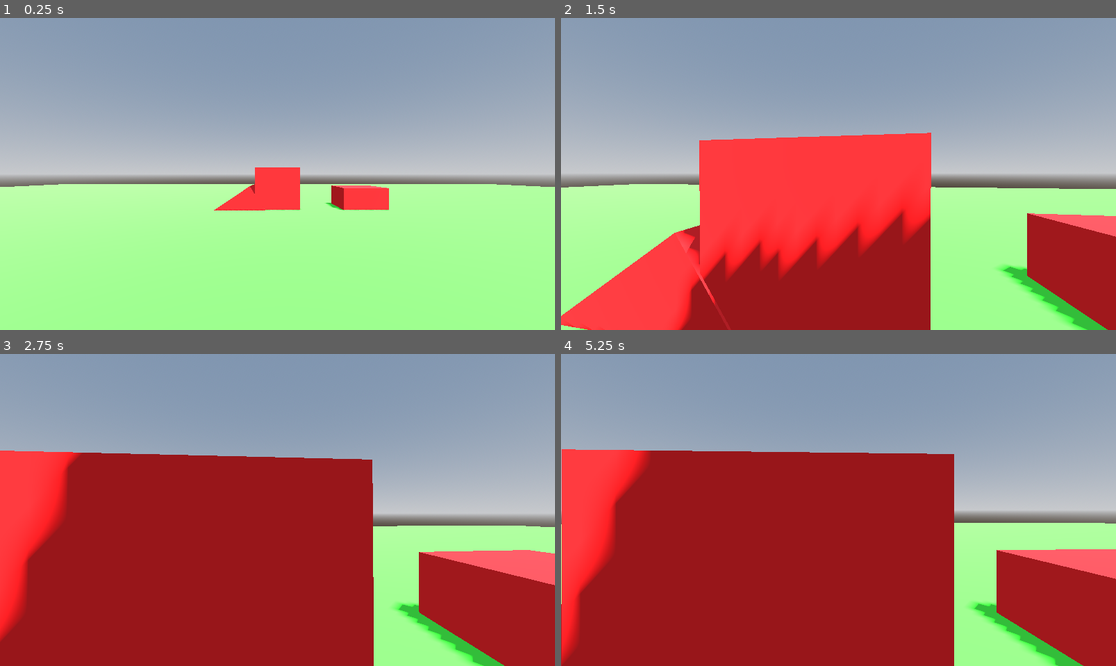
Above: before the commit, frames 1-4 (two rows, left to right).
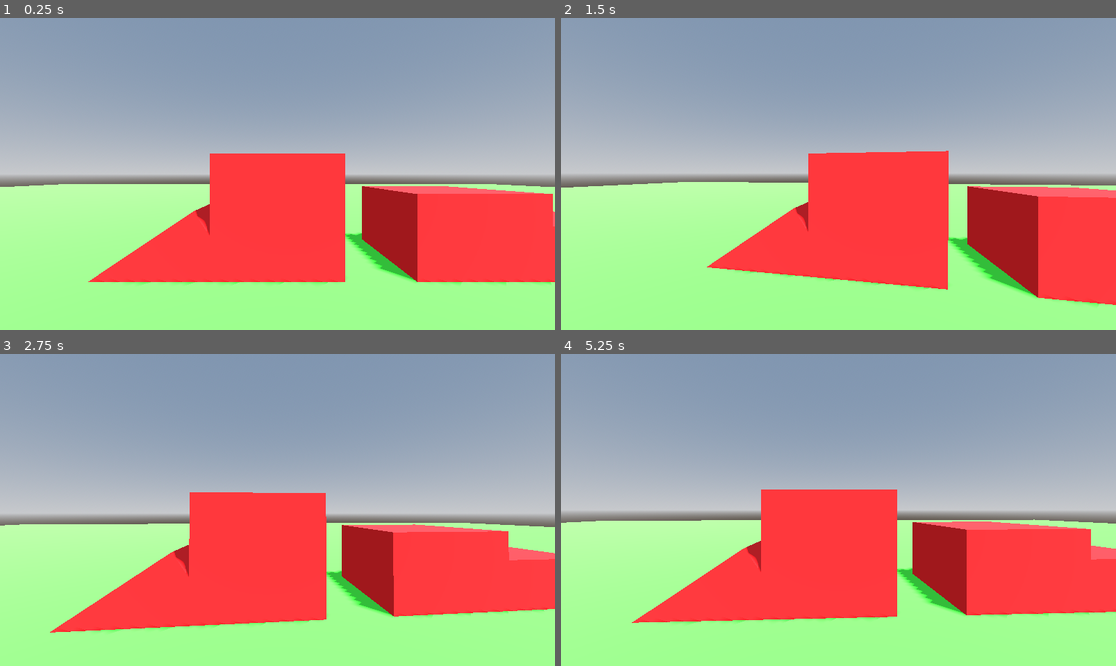
Above: after the commit, the same moments.

Repository: MrDragonMister/Raid_And_Rescue
Game: Godot game, scene res://node.tscn
The game is run twice, just before and just after one commit, with the same random seed, the same clock (stepped at 60 frames per second) and the same inputs.
Inputs (mouse positions are in pixels of both pictures, inside the frame that each line leads up to):
- Up to frame 1 (0.25 s): no input
- Up to frame 2 (1.5 s): tap Enter at 0.5 s; move the mouse to (866, 174) at 0.52 s; hold Shift (crouch) 0.53-1.28 s; hold Up (ui_up) from 0.53 s (still down); tap Space (jump) at 0.77 s; move the mouse to (810, 174) at 1.27 s; tap Shift (crouch) at 1.35 s
- Up to frame 3 (2.75 s): keep holding Up (ui_up); tap Space (jump) at 1.52 s; move the mouse to (288, 503) at 2.02 s; hold Shift (crouch) from 2.03 s (still down)
- Up to frame 4 (5.25 s): keep holding Up (ui_up); tap Space (jump) at 2.75, 3.02, 3.77, 4.52 s; move the mouse to (832, 516) at 2.77 s; release Shift (crouch) at 2.78 s; tap Shift (crouch) at 2.85, 4.35 s; move the mouse to (877, 513) at 3.52 s; hold Shift (crouch) 3.53-4.28 s; move the mouse to (794, 506) at 4.27 s; move the mouse to (844, 510) at 5.02 s; hold Shift (crouch) from 5.03 s (still down)

The runs differ from the first frame. In frame 1, 22% of the frame differs, in the area x 15-100%, y 43-86%; in frame 2, 36%; in frame 3, 56%; in frame 4, 58%, in the area x 0-100%, y 30-100%.

Commit message:
better jumping

Diff:
--- a/Player.gd
+++ b/Player.gd
@@ -2,7 +2,7 @@
 
 
 const SPEED = 5
-const JUMP_VELOCITY = 3
+const JUMP_VELOCITY = 4
 const SENSITIVITY = 0.003
 const air_speed = 5
 const air_drag = 0
@@ -69,7 +69,7 @@
 
 #freecam movement
 func freecam_movement(delta: float) -> void:
-	var input_dir: Vector2 = Input.get_vector("ui_left", "ui_right", "ui_up", "ui_down")
+	var input_dir: Vector2 = Input.get_vector("move_left", "move_right", "move_forwards", "move_backwards")
 	var direction: Vector3 = cameraf.transform.basis * Vector3(input_dir.x, 0, input_dir.y)
 	if Input.is_action_pressed("jump"):
 		direction.y += 1
@@ -101,14 +101,14 @@
 func _physics_process(delta: float) -> void:
 	# Add the gravity.
 	if not is_on_floor():
-		velocity += get_gravity() * delta
+		velocity += get_gravity() * delta * 2
 
 	# Handle jump.
 	if Input.is_action_pressed("jump") and is_on_floor() and not active_camera == cameraf:
 		velocity.y = JUMP_VELOCITY
 
 	# Get the input direction and handle the movement/deceleration.
-	var input_dir: Vector2 = Input.get_vector("ui_left", "ui_right", "ui_up", "ui_down")
+	var input_dir: Vector2 = Input.get_vector("move_left", "move_right", "move_forwards", "move_backwards")
 	var direction: Vector3 = (player.transform.basis * Vector3(input_dir.x, 0, input_dir.y)).normalized()
 
 	if not active_camera == cameraf:
--- a/enemy.tscn
+++ b/enemy.tscn
@@ -10,11 +10,9 @@
 [node name="Enemy" type="CharacterBody3D"]
 
 [node name="MeshInstance3D" type="MeshInstance3D" parent="."]
-transform = Transform3D(1, 0, 0, 0, 1, 0, 0, 0, 1, 0, 0, -5)
 mesh = SubResource("BoxMesh_cpjdi")
 skeleton = NodePath("")
 surface_material_override/0 = SubResource("StandardMaterial3D_8bxh4")
 
 [node name="CollisionShape3D" type="CollisionShape3D" parent="."]
-transform = Transform3D(1, 0, 0, 0, 1, 0, 0, 0, 1, 0, 0, -5)
 shape = SubResource("BoxShape3D_0kg7j")
--- a/node.tscn
+++ b/node.tscn
@@ -38,9 +38,13 @@
 [node name="enemies" type="Node3D" parent="."]
 
 [node name="Enemy" parent="enemies" instance=ExtResource("2_lu4mq")]
+transform = Transform3D(1, 0, 0, 0, 1, 0, 0, 0, 1, 0, 0, -2)
 
 [node name="Enemy2" parent="enemies" instance=ExtResource("2_lu4mq")]
-transform = Transform3D(1, 0, 0, 0, 1, 0, 0, 0, 1, 1.96412, -0.463594, 0)
+transform = Transform3D(1, 0, 0, 0, 1, 0, 0, 0, 1, 2.33, -0.536, -2)
 
 [node name="Enemy3" parent="enemies" instance=ExtResource("2_lu4mq")]
-transform = Transform3D(0.831266, -0.555875, 0, 0.555875, 0.831266, 0, 0, 0, 1, -0.759367, -0.621116, 0.012496)
+transform = Transform3D(0.831266, -0.555875, 0, 0.555875, 0.831266, 0, 0, 0, 1, -0.759, -0.621, -2)
+
+[node name="Enemy4" parent="enemies" instance=ExtResource("2_lu4mq")]
+transform = Transform3D(1, 0, 0, 0, 1, 0, 0, 0, 1, 1.534, -0.3, -2)
--- a/project.godot
+++ b/project.godot
@@ -23,9 +23,9 @@
 
 ui_left={
 "deadzone": 0.5,
-"events": [Object(InputEventKey,"resource_local_to_scene":false,"resource_name":"","device":0,"window_id":0,"alt_pressed":false,"shift_pressed":false,"ctrl_pressed":false,"meta_pressed":false,"pressed":false,"keycode":65,"physical_keycode":0,"key_label":0,"unicode":0,"location":0,"echo":false,"script":null)
-, Object(InputEventJoypadButton,"resource_local_to_scene":false,"resource_name":"","device":0,"button_index":13,"pressure":0.0,"pressed":false,"script":null)
+"events": [Object(InputEventJoypadButton,"resource_local_to_scene":false,"resource_name":"","device":0,"button_index":13,"pressure":0.0,"pressed":false,"script":null)
 , Object(InputEventJoypadMotion,"resource_local_to_scene":false,"resource_name":"","device":0,"axis":0,"axis_value":-1.0,"script":null)
+, Object(InputEventKey,"resource_local_to_scene":false,"resource_name":"","device":-1,"window_id":0,"alt_pressed":false,"shift_pressed":false,"ctrl_pressed":false,"meta_pressed":false,"pressed":false,"keycode":0,"physical_keycode":4194319,"key_label":0,"unicode":0,"location":0,"echo":false,"script":null)
 ]
 }
 ui_right={
@@ -33,7 +33,6 @@
 "events": [Object(InputEventKey,"resource_local_to_scene":false,"resource_name":"","device":0,"window_id":0,"alt_presse …(194 unchanged characters)…
 , Object(InputEventJoypadButton,"resource_local_to_scene":false,"resource_name":"","device":0,"button_index":14,"pressure":0.0,"pressed":false,"script":null)
 , Object(InputEventJoypadMotion,"resource_local_to_scene":false,"resource_name":"","device":0,"axis":0,"axis_value":1.0,"script":null)
-, Object(InputEventKey,"resource_local_to_scene":false,"resource_name":"","device":-1,"window_id":0,"alt_pressed":false,"shift_pressed":false,"ctrl_pressed":false,"meta_pressed":false,"pressed":false,"keycode":0,"physical_keycode":68,"key_label":0,"unicode":100,"location":0,"echo":false,"script":null)
 ]
 }
 ui_up={
@@ -41,7 +40,6 @@
 "events": [Object(InputEventKey,"resource_local_to_scene":false,"resource_name":"","device":0,"window_id":0,"alt_presse …(194 unchanged characters)…
 , Object(InputEventJoypadButton,"resource_local_to_scene":false,"resource_name":"","device":0,"button_index":11,"pressure":0.0,"pressed":false,"script":null)
 , Object(InputEventJoypadMotion,"resource_local_to_scene":false,"resource_name":"","device":0,"axis":1,"axis_value":-1.0,"script":null)
-, Object(InputEventKey,"resource_local_to_scene":false,"resource_name":"","device":-1,"window_id":0,"alt_pressed":false,"shift_pressed":false,"ctrl_pressed":false,"meta_pressed":false,"pressed":false,"keycode":0,"physical_keycode":87,"key_label":0,"unicode":119,"location":0,"echo":false,"script":null)
 ]
 }
 ui_down={
@@ -49,7 +47,6 @@
 "events": [Object(InputEventKey,"resource_local_to_scene":false,"resource_name":"","device":0,"window_id":0,"alt_presse …(194 unchanged characters)…
 , Object(InputEventJoypadButton,"resource_local_to_scene":false,"resource_name":"","device":0,"button_index":12,"pressure":0.0,"pressed":false,"script":null)
 , Object(InputEventJoypadMotion,"resource_local_to_scene":false,"resource_name":"","device":0,"axis":1,"axis_value":1.0,"script":null)
-, Object(InputEventKey,"resource_local_to_scene":false,"resource_name":"","device":-1,"window_id":0,"alt_pressed":false,"shift_pressed":false,"ctrl_pressed":false,"meta_pressed":false,"pressed":false,"keycode":0,"physical_keycode":83,"key_label":0,"unicode":115,"location":0,"echo":false,"script":null)
 ]
 }
 switch_camera={
@@ -72,6 +69,30 @@
 "events": [Object(InputEventKey,"resource_local_to_scene":false,"resource_name":"","device":-1,"window_id":0,"alt_press …(195 unchanged characters)…
 ]
 }
+move_left={
+"deadzone": 0.5,
+"events": [Object(InputEventKey,"resource_local_to_scene":false,"resource_name":"","device":-1,"window_id":0,"alt_pressed":false,"shift_pressed":false,"ctrl_pressed":false,"meta_pressed":false,"pressed":false,"keycode":0,"physical_keycode":65,"key_label":0,"unicode":97,"location":0,"echo":false,"script":null)
+, Object(InputEventJoypadMotion,"resource_local_to_scene":false,"resource_name":"","device":-1,"axis":0,"axis_value":-1.0,"script":null)
+]
+}
+move_right={
+"deadzone": 0.5,
+"events": [Object(InputEventKey,"resource_local_to_scene":false,"resource_name":"","device":-1,"window_id":0,"alt_pressed":false,"shift_pressed":false,"ctrl_pressed":false,"meta_pressed":false,"pressed":false,"keycode":0,"physical_keycode":68,"key_label":0,"unicode":100,"location":0,"echo":false,"script":null)
+, Object(InputEventJoypadMotion,"resource_local_to_scene":false,"resource_name":"","device":-1,"axis":0,"axis_value":1.0,"script":null)
+]
+}
+move_forwards={
+"deadzone": 0.5,
+"events": [Object(InputEventKey,"resource_local_to_scene":false,"resource_name":"","device":-1,"window_id":0,"alt_pressed":false,"shift_pressed":false,"ctrl_pressed":false,"meta_pressed":false,"pressed":false,"keycode":0,"physical_keycode":87,"key_label":0,"unicode":119,"location":0,"echo":false,"script":null)
+, Object(InputEventJoypadMotion,"resource_local_to_scene":false,"resource_name":"","device":-1,"axis":1,"axis_value":-1.0,"script":null)
+]
+}
+move_backwards={
+"deadzone": 0.5,
+"events": [Object(InputEventKey,"resource_local_to_scene":false,"resource_name":"","device":-1,"window_id":0,"alt_pressed":false,"shift_pressed":false,"ctrl_pressed":false,"meta_pressed":false,"pressed":false,"keycode":0,"physical_keycode":83,"key_label":0,"unicode":115,"location":0,"echo":false,"script":null)
+, Object(InputEventJoypadMotion,"resource_local_to_scene":false,"resource_name":"","device":-1,"axis":1,"axis_value":1.0,"script":null)
+]
+}
 
 [rendering]
 
